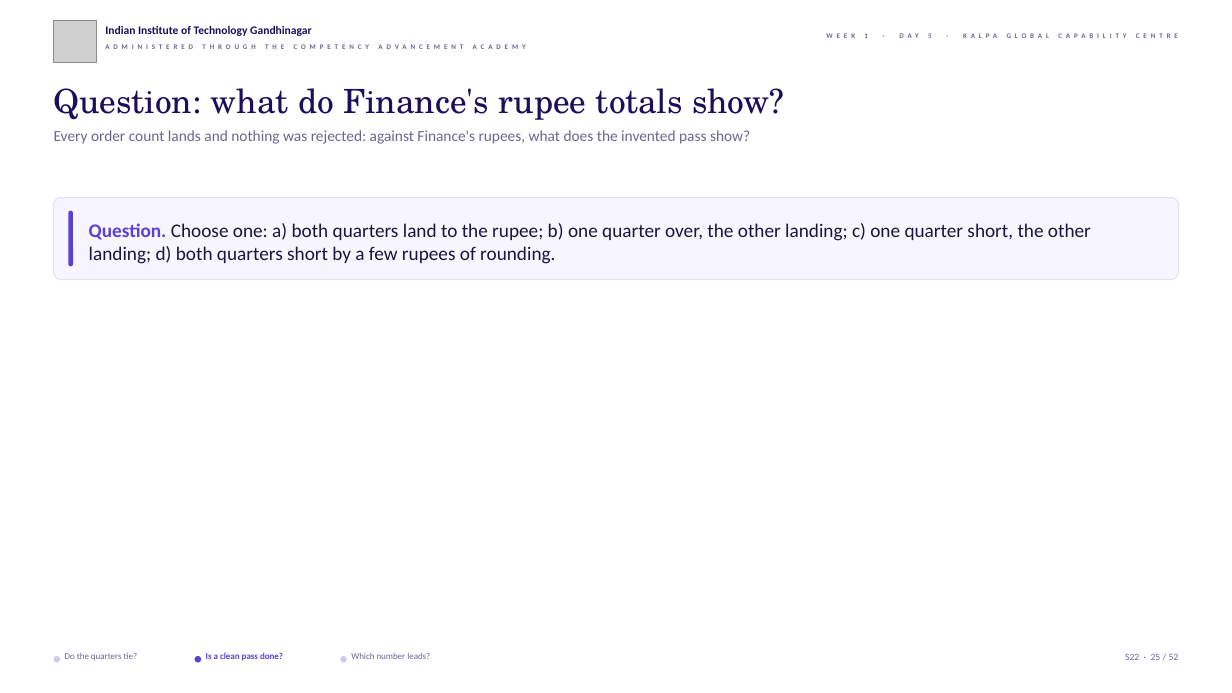
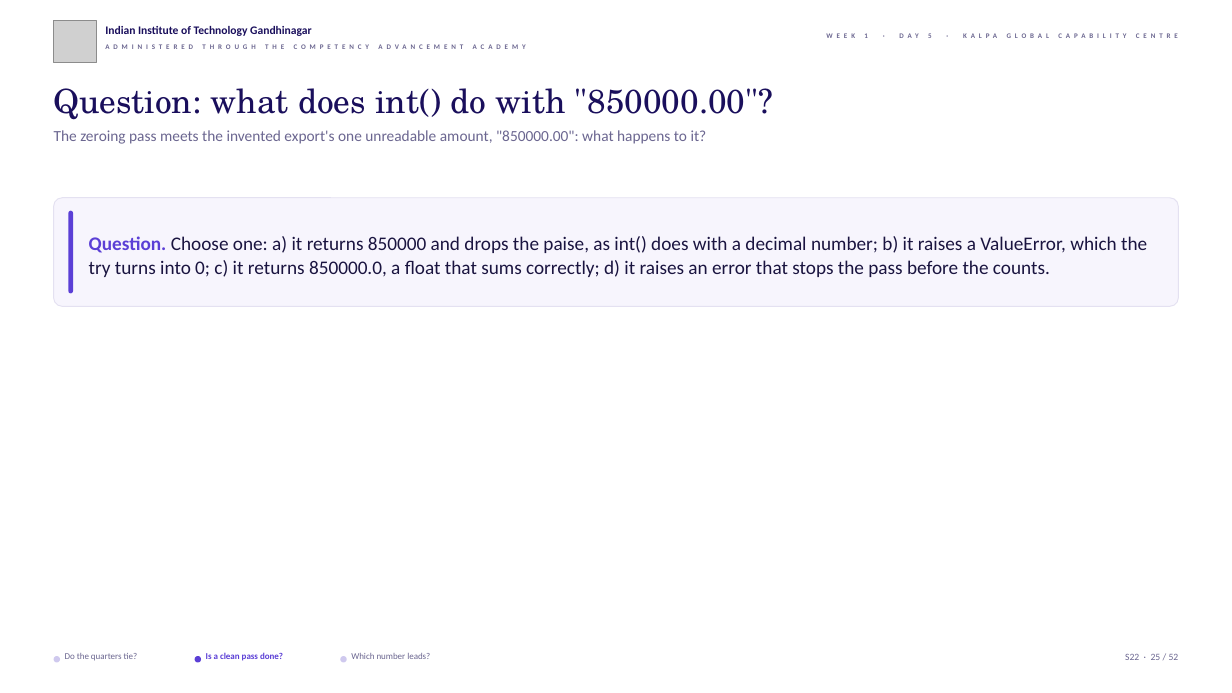
Before and after one commit to fde-academy-lab/c2-content-factory, a slide deck: slide 25 of content/W01/D5/slides/C2_W01_D05_debrief_STUDENT.pptx. Drawn at 1232x693 pixels with LibreOffice and Linux fonts; fonts in the diff are those of the drawing; grey boxes stand for pictures; background and template pictures are left out. Boxes give left, top, right and bottom in pixels: in the first picture for what was removed or moved away, otherwise in the second. Text is boxed around its words. In the diff, an @@ line names an element or a change of style, - is before the commit and + after.

```diff
--- a/content/W01/D5/slides/C2_W01_D05_debrief_STUDENT.pptx
+++ b/content/W01/D5/slides/C2_W01_D05_debrief_STUDENT.pptx
@@ text at (x1=54, y1=88, x2=773, y2=120): text changed @@
-Question: what do Finance's rupee totals show?
+Question: what does int() do with "850000.00"?
@@ text at (x1=54, y1=130, x2=707, y2=144): text changed @@
-Every order count lands and nothing was rejected: against Finance's rupees, what does the invented pass show?
+The zeroing pass meets the invented export's one unreadable amount, "850000.00": what happens to it?
@@ rounded rectangle resized from (x1=54, y1=198, x2=1178, y2=279) to (x1=54, y1=198, x2=1178, y2=307) @@
@@ rounded rectangle resized from (x1=68, y1=211, x2=73, y2=266) to (x1=68, y1=211, x2=73, y2=294) @@
@@ text at (x1=89, y1=236, x2=1147, y2=277): text changed @@
-Question. Choose one: a) both quarters land to the rupee; b) one quarter over, the other landing; c) one quarter short, the other landing; d) both quarters short by a few rupees of rounding.
+Question. Choose one: a) it returns 850000 and drops the paise, as int() does with a decimal number; b) it raises a ValueError, which the try turns into 0; c) it returns 850000.0, a float that sums correctly; d) it raises an error that stops the pass before the counts.
```
Also in this commit, not shown: 3 other slides changed, 6 other files.
